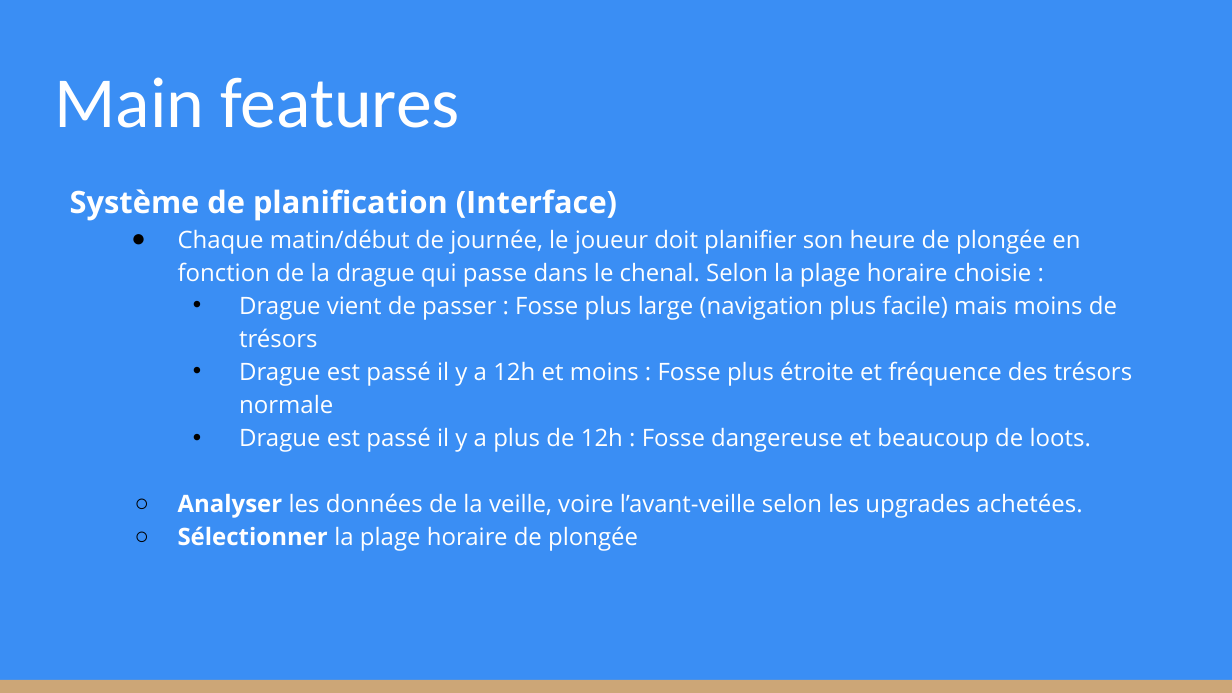
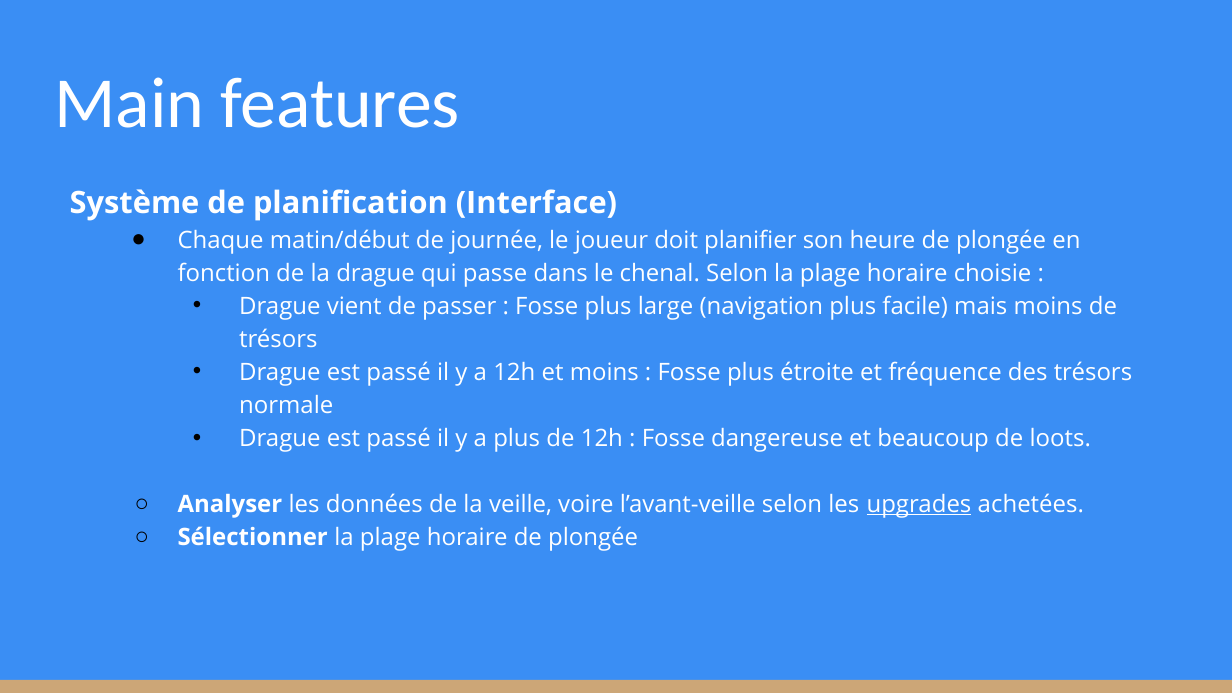
Before and after one commit to KevinBachelierBart/TPGeneraux, a slide deck: slide 9 of Bachelier_Kevin_SintaZaranie.pptx. Drawn at 1232x693 pixels with LibreOffice and Linux fonts; fonts in the diff are those of the drawing. Boxes give left, top, right and bottom in pixels: in the first picture for what was removed or moved away, otherwise in the second. Text is boxed around its words. In the diff, an @@ line names an element or a change of style, - is before the commit and + after.

```diff
--- a/Bachelier_Kevin_SintaZaranie.pptx
+++ b/Bachelier_Kevin_SintaZaranie.pptx
@@ text at <box>178,493,1084,518</box>: underline on in "upgrades" @@
```
Also in this commit, not shown: 6 other slides changed, 1 other file.
